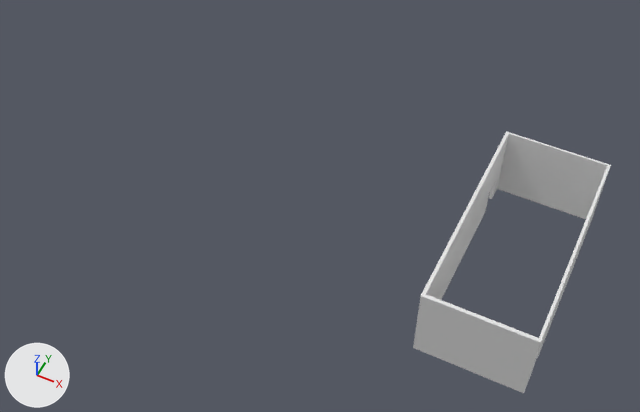
The FBX model Assets/Models/Assets/TrainPieces/TrainBetweenRoom02.fbx as it was, and as the next commit left it.
Both versions are drawn from a camera (50 mm lens) standing at (-31.2, -50.0, 62.7) and looking at (-55.6, -1.3, 1.9). Arrows for +X, +Y and +Z are at lower left; the lights stay in place. Where no turn or scale is listed for an object, it has been applied to the vertices.

Script lines for the objects in view, before the commit:
```python
me_cube_030 = bpy.data.meshes.new('Cube.030')
me_cube_030.from_pydata(...)  # 74 vertices, 62 faces; spans x -4.8..4.8, y -10.3..10.2, z -0.2..7.1
me_cube_030.materials.append(mat_material_003)  # its picture is missing
# before: 62 (4.8, -6.7, -0.2) at pixel (537, 358), 63 (4.8, -6.7, 0.0) at pixel (538, 357), 64 (4.5, -6.7, -0.2), 65 (4.5, -6.7, 0.0), 66 (4.8, -6.7, 2.5) at pixel (543, 340)
# before: 67 (4.5, -6.7, 2.5), 68 (4.8, -8.5, 2.5) at pixel (536, 357), 69 (4.5, -8.5, 2.5), 70 (4.8, -8.5, -0.2) at pixel (530, 375), 71 (4.8, -8.5, 0.0) at pixel (531, 374)
# before: 72 (4.5, -8.5, -0.2), 73 (4.5, -8.5, 0.0)
ob_trainbetweenroom02standard = bpy.data.objects.new('TrainBetweenRoom02Standard', me_cube_030)
ob_trainbetweenroom02standard.location = (-37.62, 0.0, 0.0)
```
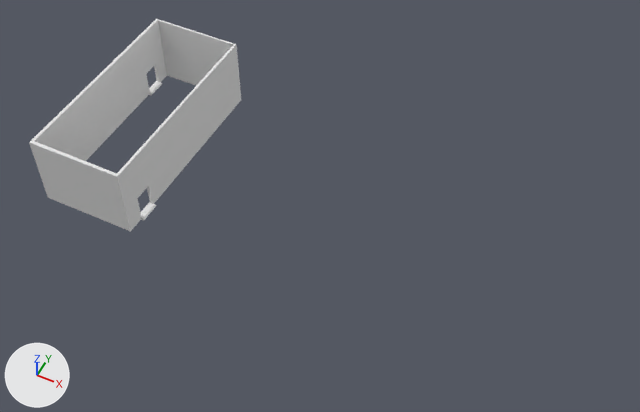
What differs and where, as boxes (x1, y1, x2, y2) in the pictures (640 x 412 px; the box of a moved part takes in the faces that stretch with it):
'TrainBetweenRoom02Standard', reshaped, moved (7% wider, 19% shorter)
    before: (413, 131, 611, 393)
    after: (29, 19, 241, 232)
part 1 of me_cube_030, added
    after: (141, 202, 156, 221)
part 2 of me_cube_030, added
    after: (149, 81, 162, 95)
part 3 of me_cube_030, moved or reshaped
    before: (489, 181, 496, 199)
    after: (154, 64, 159, 82)
part 4 of me_cube_030, built on
    after: (147, 186, 152, 203)

The change, as a diff of the scene's bpy script:
```diff
--- a/Assets/Models/Assets/TrainPieces/TrainBetweenRoom02.fbx.py
+++ b/Assets/Models/Assets/TrainPieces/TrainBetweenRoom02.fbx.py
@@ me_cube_030 @@
 # used by ob_trainbetweenroom02standard; location = (-37.62, 0.0, 0.0)
 # verts and faces of me_cube_030; kept vertices keep their numbers, new ones are numbered from 74
-me_cube_030.from_pydata(...)  # 74 vertices, 62 faces; spans x -4.8..4.8, y -10.3..10.2, z -0.2..7.1
+me_cube_030.from_pydata(...)  # 104 vertices, 121 faces; spans x -5.0..5.1, y -10.3..10.2, z -0.4..7.1
+# me_cube_030 part 1: a new loose piece, an 8-sided cylinder along y spanning x 4.24..5.12, y -8.58..-6.58, z -0.39..0.05, in mat_material_003 (its picture is missing)
+# me_cube_030 part 2: a new loose piece, an 8-sided cylinder along y spanning x -5.04..-4.16, y 6.58..8.58, z -0.39..0.05, in mat_material_003 (its picture is missing)
+# me_cube_030 part 3
+# 3 vertices are removed from x -4.8, y -1.4..8.5, z -0.2..0.0
+# 8 faces are deleted
+# 1 vertex is added at (-4.8, 4.5, 3.7)
+# 9 new faces join them
+# me_cube_030 part 4
+delete_faces([(62, 63, 66, 67, 65, 64), (68, 71, 70, 72, 73, 69)])
+faces += [(63, 66, 67, 65), (68, 71, 73, 69), (62, 63, 65, 64), (70, 72, 73, 71)]
 me_cube_030.materials.append(mat_material_003)
@@ ob_trainbetweenroom02standard @@
 ob_trainbetweenroom02standard = bpy.data.objects.new('TrainBetweenRoom02Standard', me_cube_030)
-ob_trainbetweenroom02standard.location = (-37.62, 0.0, 0.0)
+ob_trainbetweenroom02standard.location = (-75.44, 0.0, 0.0)
```
